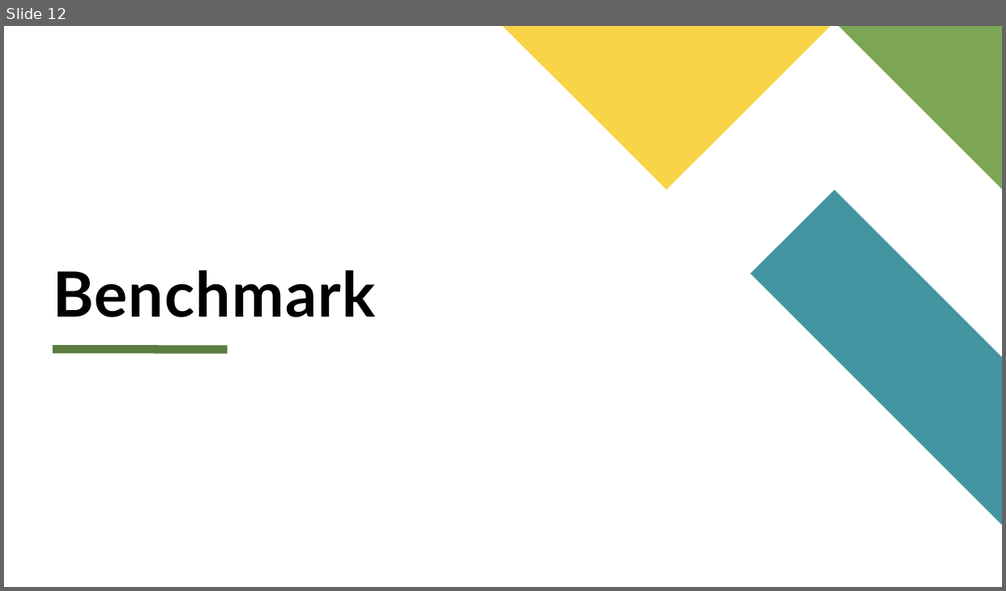
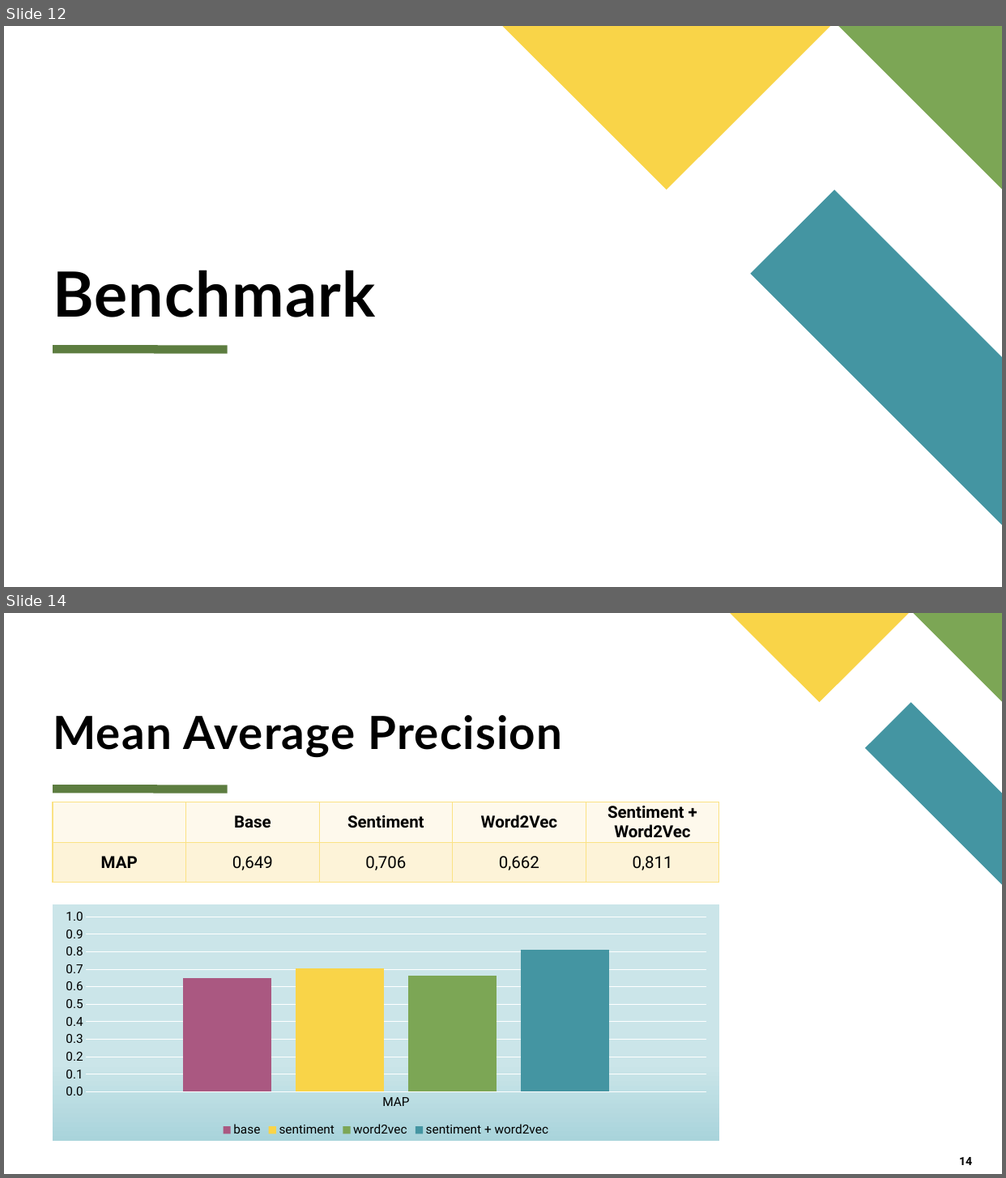
Before and after one commit to dennyciccia/full-text-search-engine, a slide deck: presentazione/Presentazione search engine.pptx. Shown one above the other, each under a label of ours: slide 12 before the commit, slides 12 and 14 after it; the slides between them are not shown. The pictures are 1006x591 and 1006x1178 pixels, drawn with LibreOffice and Linux fonts; fonts in the diff are those of the drawing. Boxes give left, top, right and bottom in pixels: in the first picture for what was removed or moved away, otherwise in the second. Text is boxed around its words. In the diff, an @@ line names an element or a change of style, - is before the commit and + after.

```diff
--- a/presentazione/Presentazione search engine.pptx
+++ b/presentazione/Presentazione search engine.pptx
@@ slide 14 added at bbox=[4, 613, 1002, 1174], background #FFFFFF @@
@@ freeform shape added at bbox=[731, 613, 909, 702], fill #F9D448 @@
@@ freeform shape added at bbox=[914, 613, 1002, 702], fill #7CA655 @@
@@ freeform shape added at bbox=[865, 702, 1002, 884], fill #4495A2 @@
@@ title added at bbox=[53, 715, 563, 758], 44 pt, text #000000, bold @@
+Mean Average Precision
@@ line added from (53, 789) to (227, 789), #5D7D40 8 pt @@
@@ table added at bbox=[53, 803, 719, 884], 2 rows, 5 columns @@
+ | Base | Sentiment | Word2Vec | Sentiment + Word2Vec
+MAP | 0,649 | 0,706 | 0,662 | 0,811
@@ column chart added at bbox=[53, 905, 720, 1141] @@
+categories: MAP
+base: 0.65
+sentiment: 0.71
+word2vec: 0.66
+sentiment + word2vec: 0.81
@@ page number added at bbox=[959, 1157, 972, 1165], 11 pt, text #000000, bold @@
+14
```
Also in this commit, not shown: 8 slides changed, 2 other slides added, 10 slides removed.
